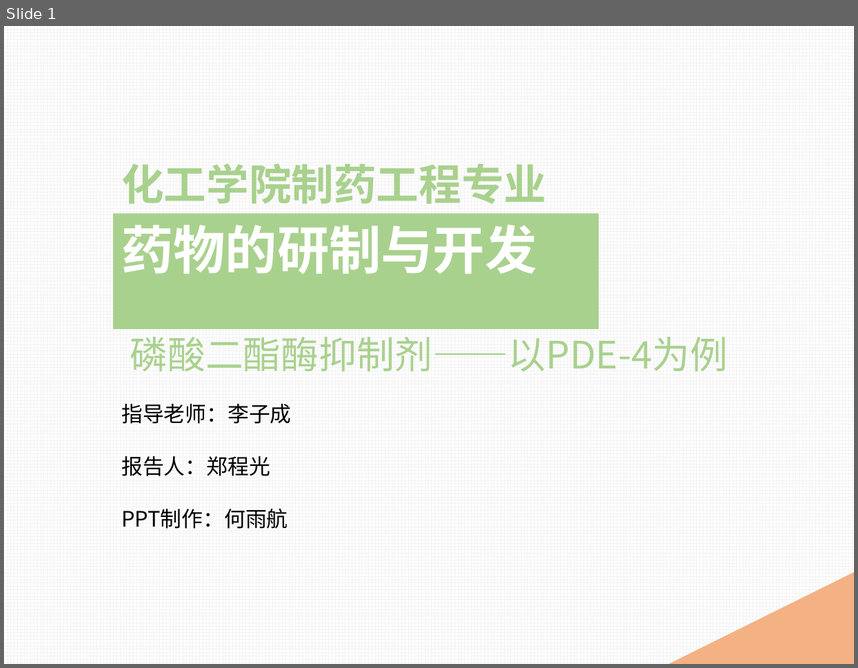
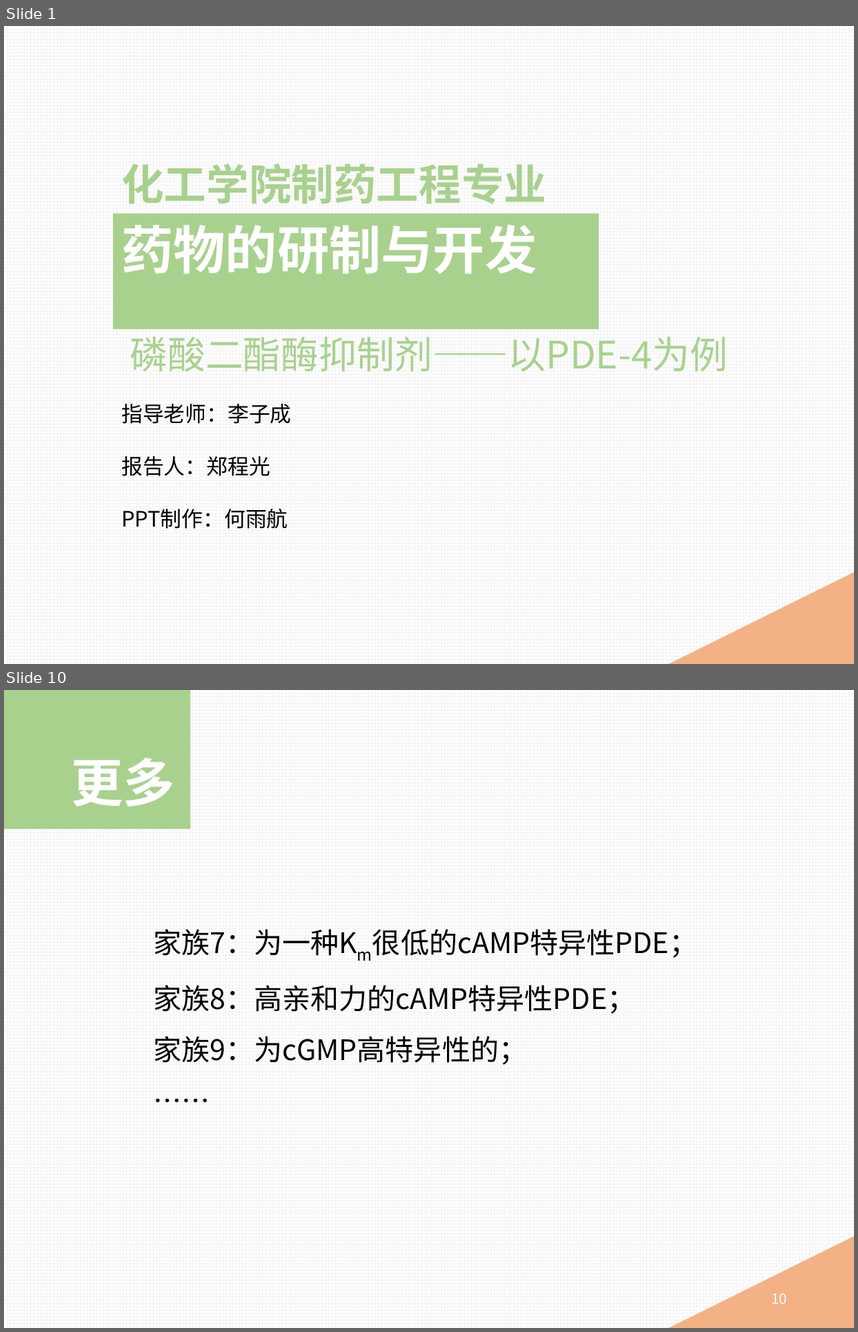
Before and after one commit to mingyong/Project-PDE, a slide deck: 磷酸二酯酶抑制剂.pptx. Shown one above the other, each under a label of ours: slide 1 before the commit, slides 1 and 10 after it; the slides between them are not shown. The pictures are 858x668 and 858x1332 pixels, drawn with LibreOffice and Linux fonts; fonts in the diff are those of the drawing. Boxes give left, top, right and bottom in pixels: in the first picture for what was removed or moved away, otherwise in the second. Text is boxed around its words. In the diff, an @@ line names an element or a change of style, - is before the commit and + after.

```diff
--- a/磷酸二酯酶抑制剂.pptx
+++ b/磷酸二酯酶抑制剂.pptx
@@ slide 10 added at (x1=4, y1=690, x2=854, y2=1328), background pattern #F2F2F2 on #FFFFFF @@
@@ rectangle added at (x1=4, y1=690, x2=190, y2=829), fill #A9D18E @@
@@ title added at (x1=71, y1=758, x2=175, y2=807), 44 pt, text #FFFFFF, bold @@
+更多
@@ text added at (x1=153, y1=929, x2=635, y2=1065), 24 pt, text #000000 @@
+家族7：为一种Km很低的cAMP特异性PDE；
+家族8：高亲和力的cAMP特异性PDE；
+家族9：为cGMP高特异性的；
+……
@@ triangle added at (x1=668, y1=1236, x2=854, y2=1328), fill #F4B183 @@
@@ page number added at (x1=771, y1=1293, x2=787, y2=1303), 12 pt, text #FFFFFF @@
+10
```
Also in this commit, not shown: 9 slides changed, 12 other slides added.
